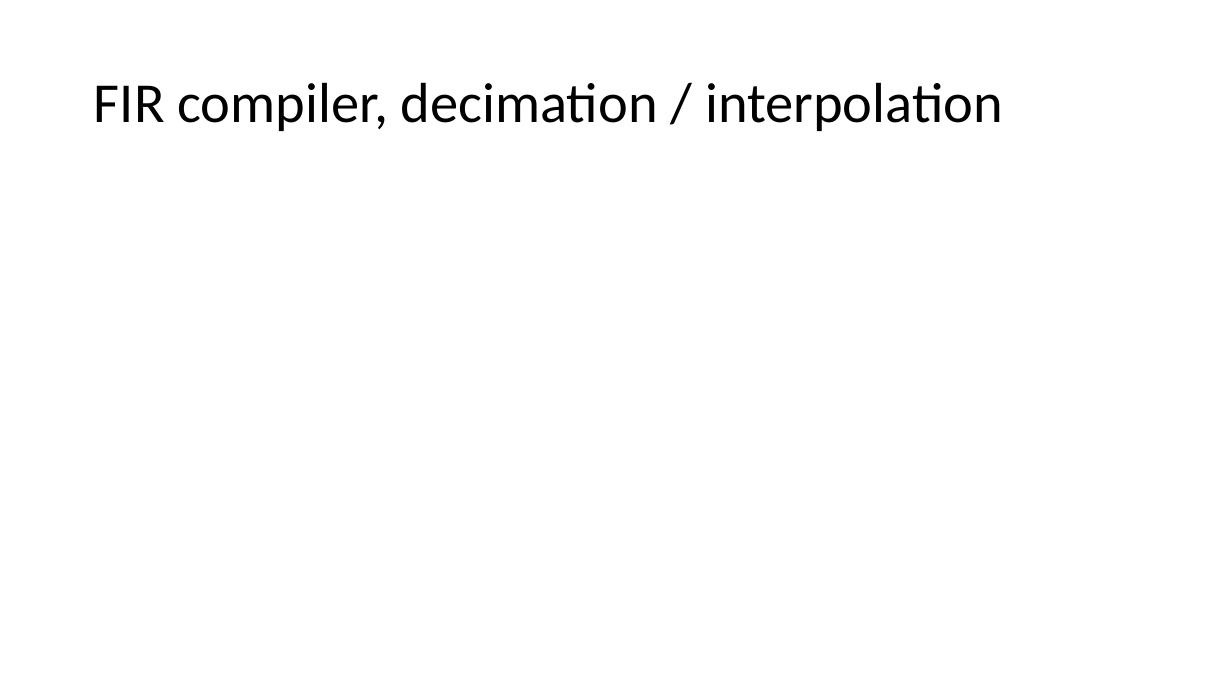
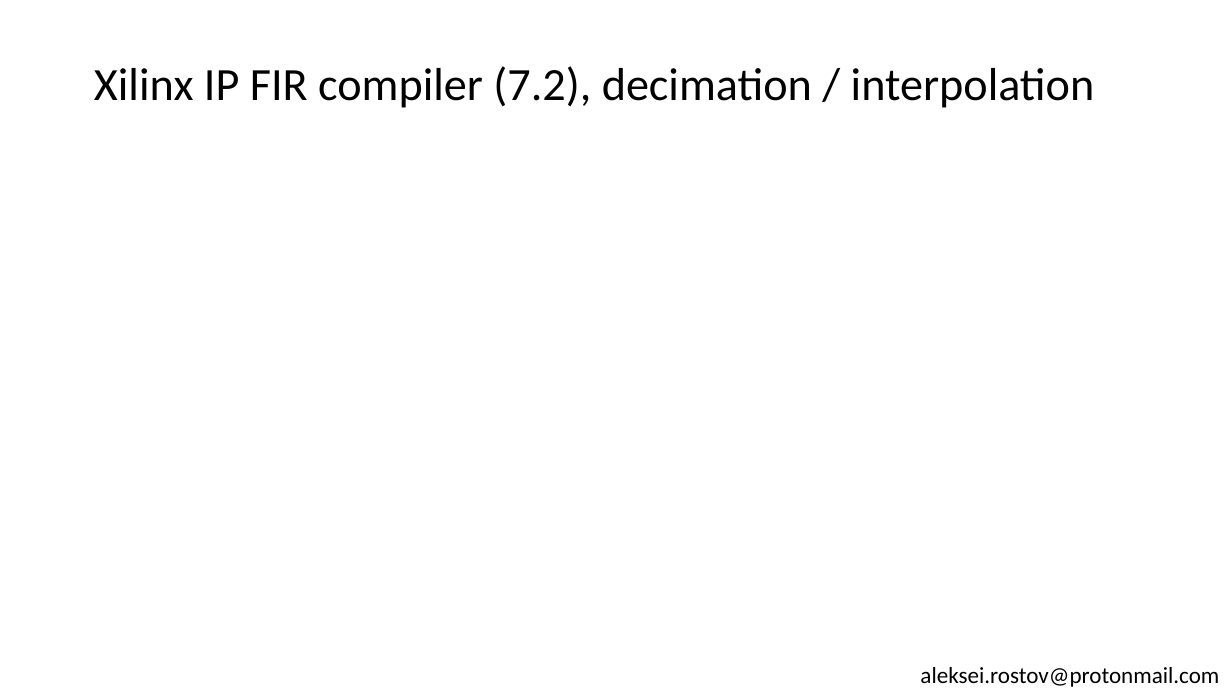
Before and after one commit to farbius/dsp_xilinx_ip, a slide deck: slide 5 of presentation/Xilinx IP cores for Digital Signal Processing.pptx (slide 4 before the commit). Drawn at 1232x693 pixels with LibreOffice and Linux fonts; fonts in the diff are those of the drawing. Boxes give left, top, right and bottom in pixels: in the first picture for what was removed or moved away, otherwise in the second. Text is boxed around its words. In the diff, an @@ line names an element or a change of style, - is before the commit and + after.

```diff
--- a/presentation/Xilinx IP cores for Digital Signal Processing.pptx
+++ b/presentation/Xilinx IP cores for Digital Signal Processing.pptx
@@ title at [94, 66, 1095, 108]: text changed; size 44 to 36 pt @@
-FIR compiler, decimation / interpolation
+Xilinx IP FIR compiler (7.2), decimation / interpolation
@@ text added at [920, 667, 1219, 687], 18 pt, text #000000 @@
+aleksei.rostov@protonmail.com
```
Also in this commit, not shown: 6 other slides changed, 2 slides added, 2 slides removed, 5 other files.
